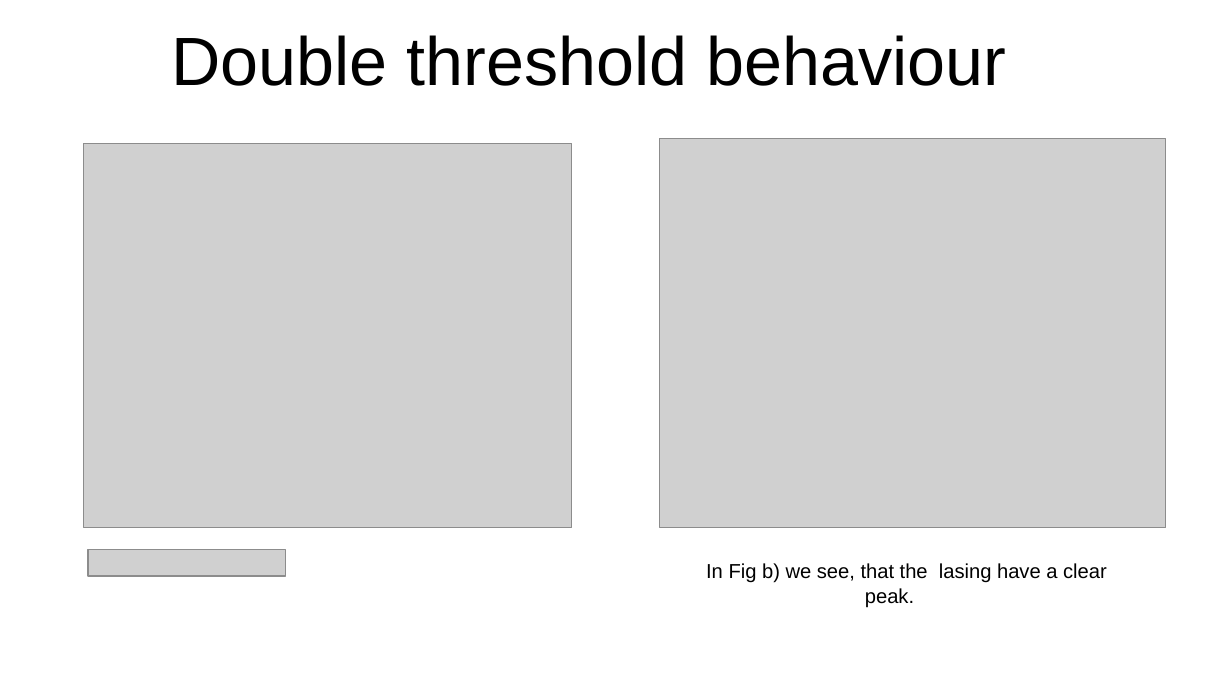
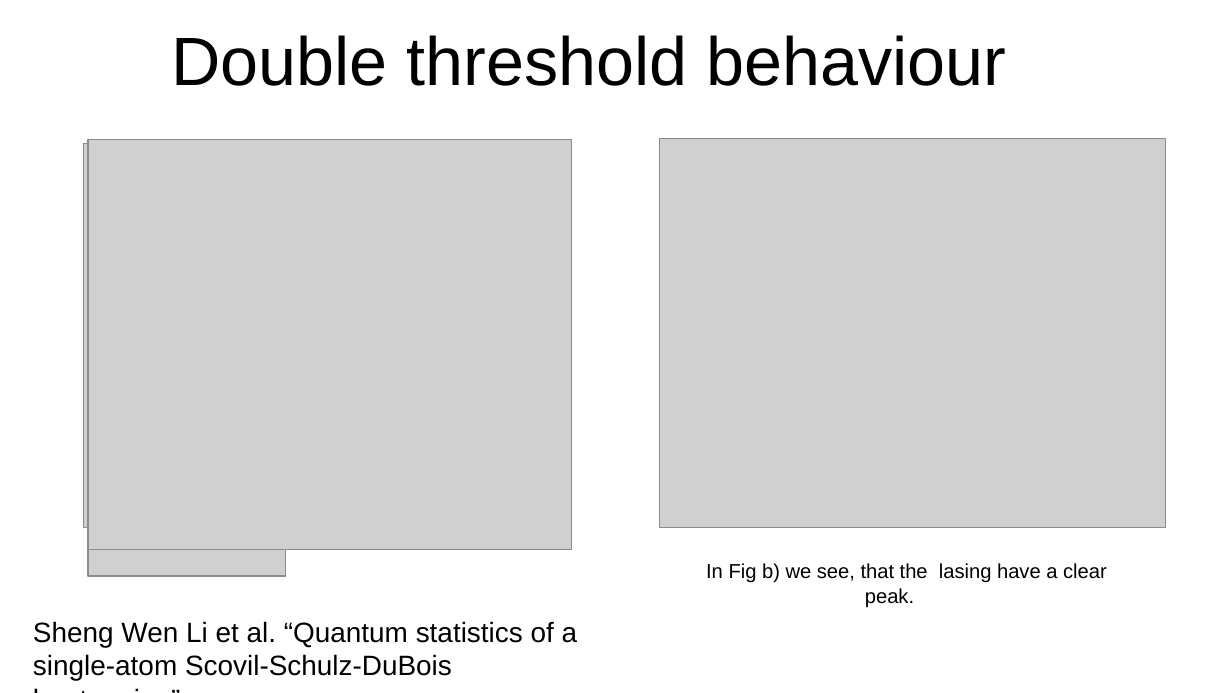
Before and after one commit to SanderStammbach/Sanders-Studium, a slide deck: slide 10 of Master-Projekt/Vortrag.odp. Drawn at 1232x693 pixels with LibreOffice and Linux fonts; fonts in the diff are those of the drawing; grey boxes stand for pictures; background and template pictures are left out. Boxes give left, top, right and bottom in pixels: in the first picture for what was removed or moved away, otherwise in the second. Text is boxed around its words. In the diff, an @@ line names an element or a change of style, - is before the commit and + after.

```diff
--- a/Master-Projekt/Vortrag.odp
+++ b/Master-Projekt/Vortrag.odp
@@ picture added at [88, 140, 572, 550] @@
@@ text added at [33, 621, 578, 681], 18 pt, text #000000 @@
+Sheng Wen Li et al. “Quantum statistics of a single-atom Scovil-Schulz-DuBois heatengine”
```
Also in this commit, not shown: 7 other slides changed, 5 other files.
